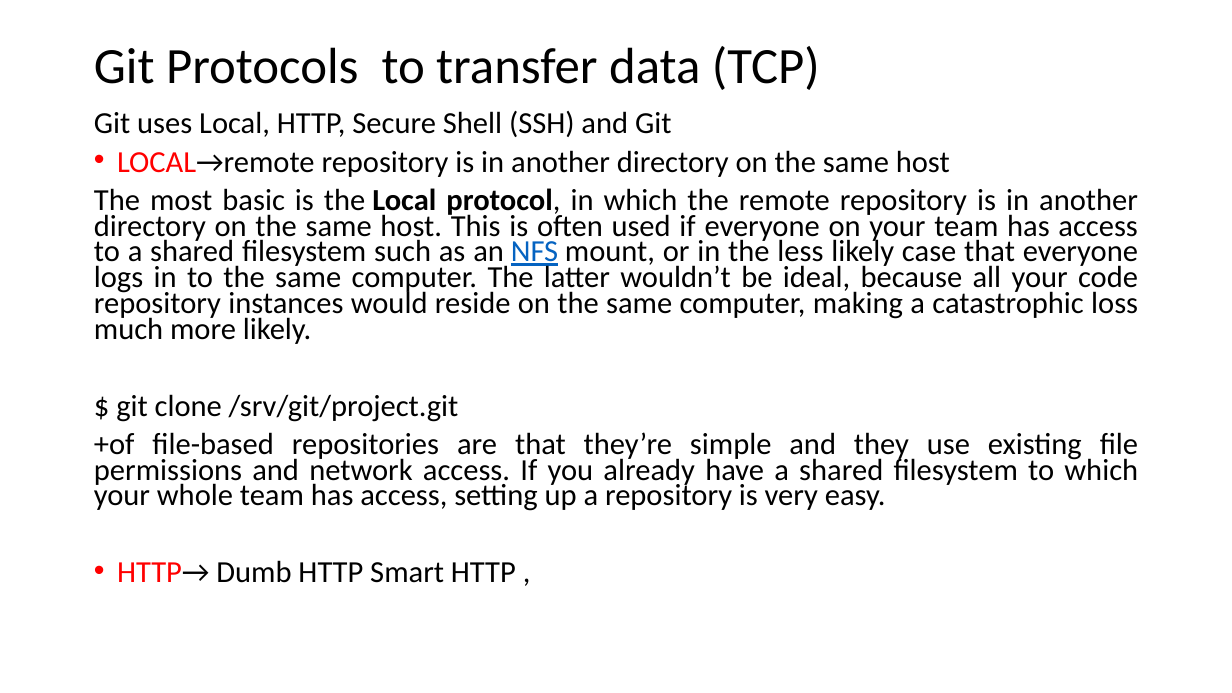
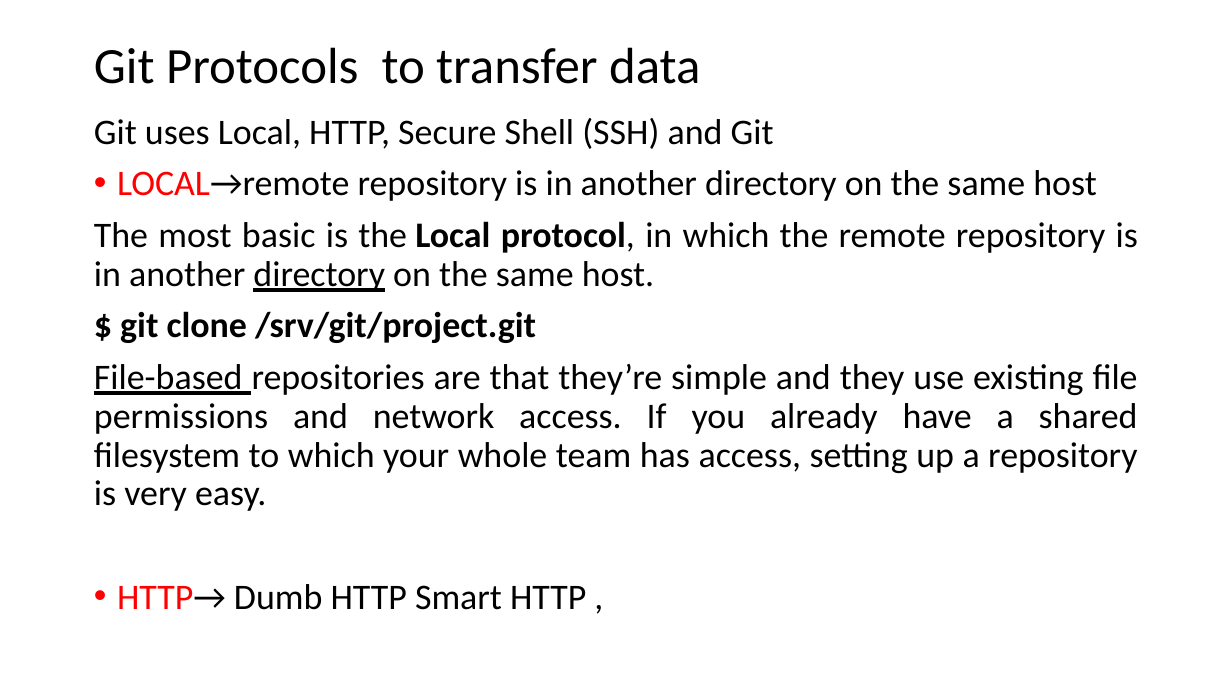
Before and after one commit to mhgulen/Dosyalar, a slide deck: slide 16 of Version Control Protocols.pptx (slide 18 before the commit). Drawn at 1232x693 pixels with LibreOffice and Linux fonts; fonts in the diff are those of the drawing. Boxes give left, top, right and bottom in pixels: in the first picture for what was removed or moved away, otherwise in the second. Text is boxed around its words. In the diff, an @@ line names an element or a change of style, - is before the commit and + after.

```diff
--- a/Version Control Protocols.pptx
+++ b/Version Control Protocols.pptx
@@ title at [94, 47, 700, 84]: text changed @@
-Git Protocols to transfer data (TCP)
+Git Protocols to transfer data
@@ text at [94, 118, 1096, 610]: size 23.8 to 28 pt in "Git uses Local, HTTP, Secure Shell (SSH) ...", "LOCAL→remote repository is in another directory on ...", "$ git clone /srv/git/project.git", "HTTP→ Dumb HTTP Smart HTTP ,"; bold on in "$ git clone /srv/git/project.git"; line spacing 0.7 to 0.9 @@
@@ text at [94, 221, 1138, 292]: text changed; size 23.8 to 28 pt @@
-The most basic is the Local protocol, in which the remote repository is in another directory on the same host. This is often used if everyone on your team has access to a shared filesystem such as an NFS mount, or in the less likely case that everyone logs in to the same computer. The latter wouldn’t be ideal, because all your code repository instances would reside on the same computer, making a catastrophic loss much more likely.
+The most basic is the Local protocol, in which the remote repository is in another directory on the same host.
@@ text at [94, 364, 1138, 511]: text changed; size 23.8 to 28 pt @@
-+of file-based repositories are that they’re simple and they use existing file permissions and network access. If you already have a shared filesystem to which your whole team has access, setting up a repository is very easy.
+File-based repositories are that they’re simple and they use existing file permissions and network access. If you already have a shared filesystem to which your whole team has access, setting up a repository is very easy.
```
Also in this commit, not shown: 13 other slides changed, 2 slides removed.
